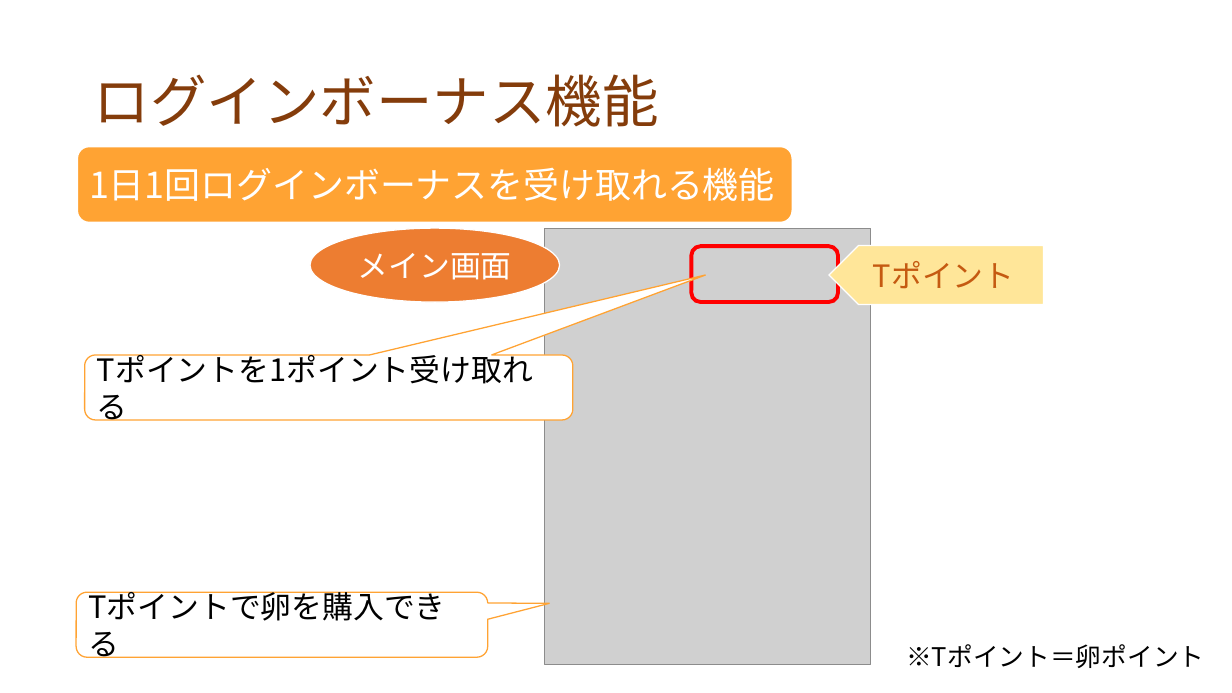
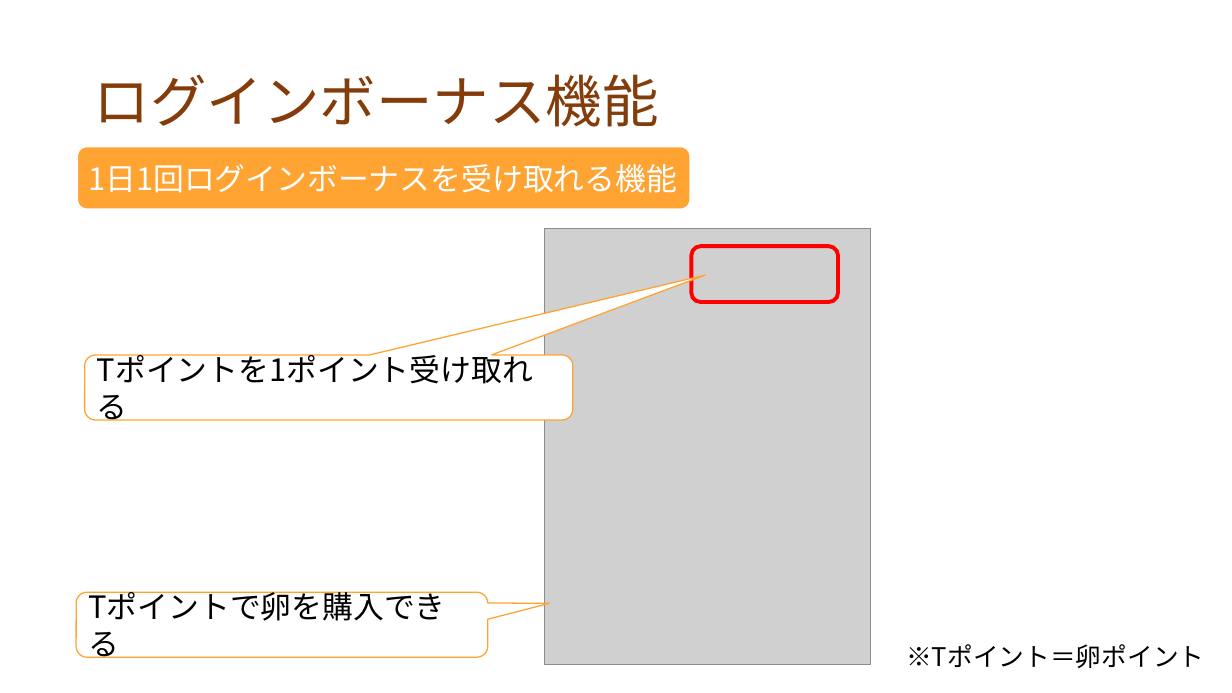
Before and after one commit to dojo2022/F-3, a slide deck: slide 11 of doc/プレゼン資料_F3_なかおっち.pptx. Drawn at 1232x693 pixels with LibreOffice and Linux fonts; fonts in the diff are those of the drawing; grey boxes stand for pictures. Boxes give left, top, right and bottom in pixels: in the first picture for what was removed or moved away, otherwise in the second. Text is boxed around its words. In the diff, an @@ line names an element or a change of style, - is before the commit and + after.

```diff
--- a/doc/プレゼン資料_F3_なかおっち.pptx
+++ b/doc/プレゼン資料_F3_なかおっち.pptx
@@ rounded rectangle "1日1回ログインボーナスを受け取れる機能": place and size @@
-rounded rectangle "1日1回ログインボーナスを受け取れる機能" at (76, 145, 793, 224)
+rounded rectangle "1日1回ログインボーナスを受け取れる機能" at (76, 145, 691, 210)
@@ rounded rectangle "1日1回ログインボーナスを受け取れる機能" at (76, 145, 691, 210): size 28 to 24 pt @@
@@ ellipse removed at (310, 228, 559, 302) @@
-メイン画面
@@ pentagon arrow removed at (829, 246, 1043, 305) @@
-Tポイント
```
Also in this commit, not shown: 6 other slides changed, 1 slide added.
